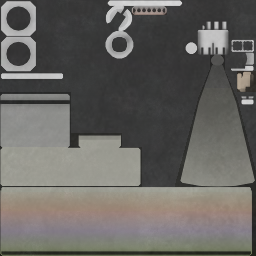
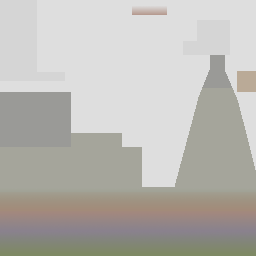
Layer changes from the first 256×256 image to the second:
hid "noise" over [0, 0, 256, 256]
hid "AO" over [0, 0, 256, 256]
